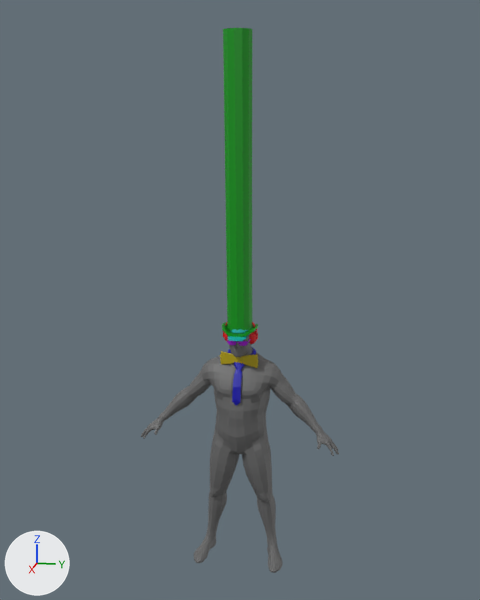
Two versions of the FBX model XRpedition/Assets/Assets/Jelle/Meshes/Large Human.fbx, one commit apart.
Before and after are seen from a camera (50 mm lens) standing at (4.36, 0.88, 3.09) and looking at (-0.05, -0.01, 1.99). The lights are fixed; the arrows at lower left show +X, +Y and +Z. The first picture is the older version. Where no turn or scale is listed for an object, it has been applied to the vertices.

Script lines for the objects in view, before the commit:
```python
mat_lambert1 = principled_material('lambert1')
mat_lambert1.base_color = (0.134, 0.134, 0.134)  # dark grey #666666
mat_lambert1.roughness = 0.553
me_cylinder = bpy.data.meshes.new('Cylinder')
me_cylinder.from_pydata(...)  # 97 vertices, 108 faces; spans x -0.17..0.15, y -0.13..0.13, z 1.76..3.74
me_cylinder.materials.append(mat_material_002)  # green #009811
me_mesh_002 = bpy.data.meshes.new('Mesh.002')
me_mesh_002.from_pydata(...)  # 4022 vertices, 4020 faces; spans x -0.22..0.17, y -0.72..0.72, z 0.01..1.85
me_mesh_002.materials.append(mat_lambert1)  # dark grey #666666
ob_human_model = bpy.data.objects.new('Human Model', me_mesh_002)
ob_human_model.location = (0.0, 0.0, 0.0)
ob_tophat = bpy.data.objects.new('Tophat', me_cylinder)
ob_tophat.location = (0.0, 0.0, 0.0)
```
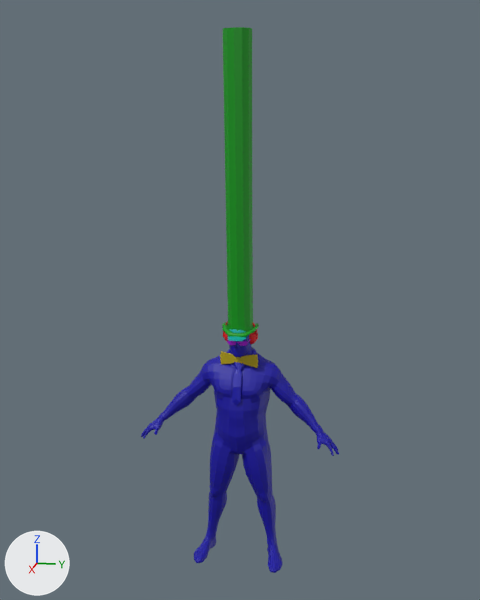
Edits to the scene script, one JSON object a line:
```json
{"op": "set", "path": "mat_lambert1.base_color", "old": "(0.134, 0.134, 0.134)", "new": "(0.00283, 0.0, 0.352)", "note": "dark grey #666666 -> blue #0900a0"}
{"op": "set", "path": "ob_tophat.location", "old": "(0.0, 0.0, 0.0)", "new": "(0.009, 0.004, -0.011)"}
```

Boxes [x1, y1, x2, y2] around the edits, measured in the pictures (480 x 600 px):
```json
{"object": "Human Model", "change": "recoloured", "before": [141, 336, 339, 573], "after": [141, 336, 339, 573], "on screen": "dark grey to blue"}
{"object": "Tophat", "change": "moved", "before": [222, 28, 258, 337], "after": [222, 27, 259, 337]}
```
